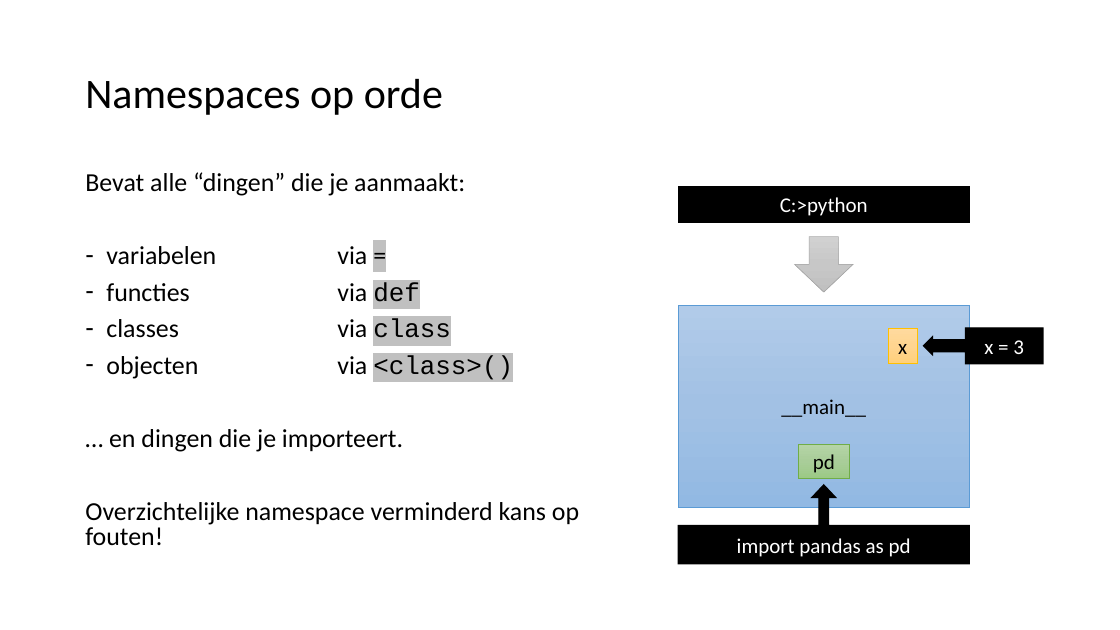
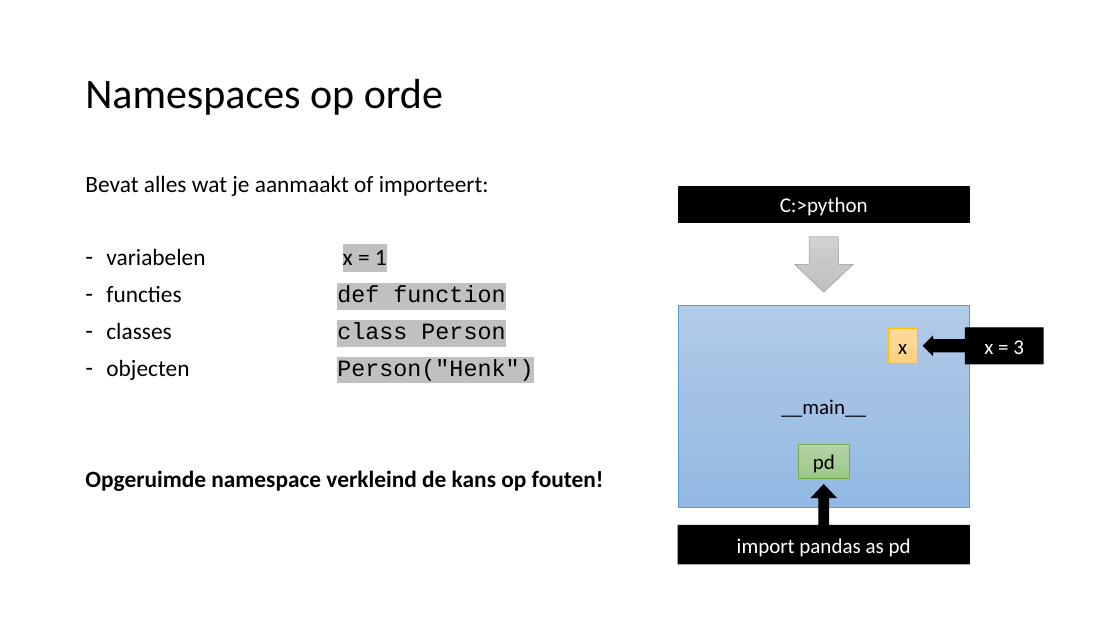
Before and after one commit to LFKoning/knowledge-sharing, a slide deck: slide 4 of objects/python_objects.pptx. Drawn at 1120x630 pixels with LibreOffice and Linux fonts; fonts in the diff are those of the drawing. Boxes give left, top, right and bottom in pixels: in the first picture for what was removed or moved away, otherwise in the second. Text is boxed around its words. In the diff, an @@ line names an element or a change of style, - is before the commit and + after.

```diff
--- a/objects/python_objects.pptx
+++ b/objects/python_objects.pptx
@@ text at box(85, 175, 604, 491): text changed; size 22.2 to 20 pt @@
-Bevat alle “dingen” die je aanmaakt:
-– variabelen via =
-– functies via def
-– classes via class
-– objecten via <class>()
-… en dingen die je importeert.
-Overzichtelijke namespace verminderd kans op fouten!
+Bevat alles wat je aanmaakt of importeert:
+– variabelen x = 1
+– functies def function
+– classes class Person
+– objecten Person("Henk")
+Opgeruimde namespace verkleind de kans op fouten!
```
Also in this commit, not shown: 4 other slides changed, 7 slides added, 3 slides removed, 7 other files.
